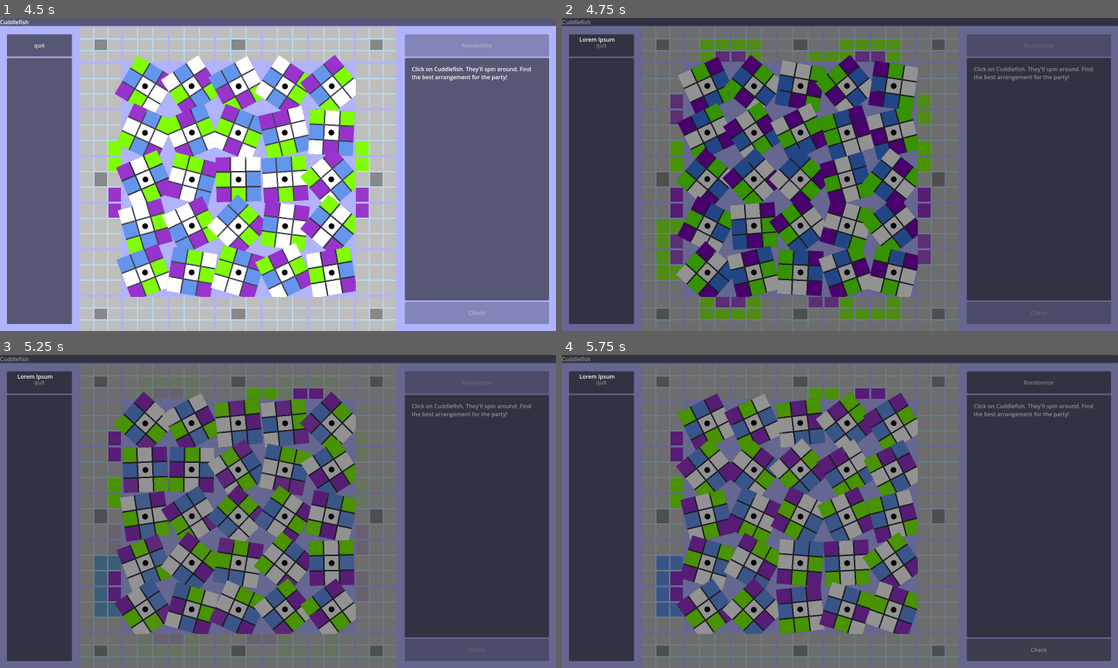
Above: before the commit, frames 1-4 (two rows, left to right).
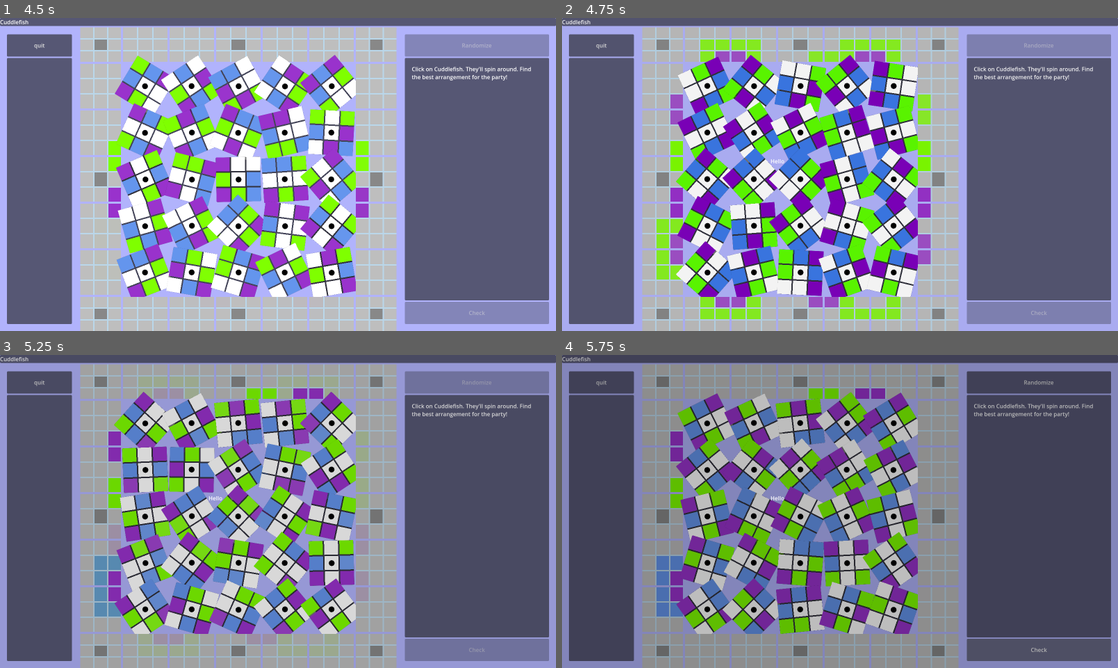
Above: after the commit, the same moments.

Repository: dtersegno/cuddlefish
Game: Godot game, scene res://CuddlefishGame.tscn
Two runs of this game, one before a commit and one after it. Both use one fixed random seed, a clock stepped at 60 frames per second and the inputs below.
Inputs:
- Up to frame 1 (4.5 s): tap Enter (ui_accept) at 0.5, 0.77, 1.52, 3.77 s; hold Up (ui_up) 0.53-1.28 s; hold Down (ui_down) 1.28-2.03 s; hold Up (ui_up) 2.03-2.75 s; click "Check" at 2.75 s; hold Up (ui_up) 3.53-4.28 s; hold Left (ui_left) from 4.28 s (still down)
- Up to frame 2 (4.75 s): keep holding Left (ui_left); tap Enter (ui_accept) at 4.52 s
- Up to frame 3 (5.25 s): keep holding Left (ui_left)
- Up to frame 4 (5.75 s): keep holding Left (ui_left); tap Enter (ui_accept) at 5.27 s

Frame 1 is identical in both runs. In frame 2, 97% of the frame differs, in the area x 0-100%, y 0-100%; in frame 3, 97%; in frame 4, 60%.

Commit message:
lock animation and timers

Diff:
--- a/cuddlefish-gd/CuddlefishGame.tscn
+++ b/cuddlefish-gd/CuddlefishGame.tscn
@@ -7,10 +7,8 @@
 [ext_resource type="StyleBox" uid="uid://d1wxsbjir1u1" path="res://20pxPanelStyle.tres" id="5_2ql6j"]
 
 [sub_resource type="StyleBoxFlat" id="StyleBoxFlat_twppa"]
-content_margin_left = 50.0
-content_margin_top = 50.0
-content_margin_right = 50.0
-content_margin_bottom = 50.0
+content_margin_left = 600.0
+content_margin_top = 400.0
 bg_color = Color(0, 0, 0, 0.427451)
 
 [node name="Cuddlefish" type="Control"]
@@ -191,4 +189,4 @@
 
 [node name="RichTextLabel" type="RichTextLabel" parent="WinScreen"]
 layout_mode = 2
-text = "Lorem Ipsum"
+text = "Hello"
--- a/cuddlefish-gd/game.gd
+++ b/cuddlefish-gd/game.gd
@@ -53,7 +53,11 @@
 		win()
 
 func win():
+	var shader = get_tree().create_tween()
+	win_screen.self_modulate = Color(1,1,1,0)
 	win_screen.show()
+	shader.tween_property(win_screen, 'self_modulate', Color(1,1,1,1), 2)
+
 
 func random_spin_all_cuddlers(extra_spins = 0, instantaneous = false) -> void:
 	randomize_button.disabled = true
--- /dev/null
+++ b/cuddlefish-gd/lock.gd
@@ -0,0 +1,77 @@
+extends Node2D
+
+@onready var hooksprite = $Hook
+@onready var bodysprite = $Body
+@onready var A = $Body/VBoxContainer/HBoxContainer/A
+@onready var B = $Body/VBoxContainer/HBoxContainer/B
+@onready var C = $Body/VBoxContainer/HBoxContainer/C
+@onready var D = $Body/VBoxContainer/HBoxContainer/D
+@onready var E = $Body/VBoxContainer/HBoxContainer/E
+var dials
+
+
+var letters = "ABCDEFGHIJKLMNOPQRSTUVWXYZ"
+
+# Called when the node enters the scene tree for the first time.
+func _ready() -> void:
+	dials = [A,B,C,D,E]
+	pop_it()
+	cycle_animation()
+	pass # Replace with function body.
+
+
+# Called every frame. 'delta' is the elapsed time since the previous frame.
+func _process(delta: float) -> void:
+	pass
+
+func pop_it():
+	var hook_tween = get_tree().create_tween()
+	hook_tween.tween_property(
+		hooksprite,
+		"position",
+		hooksprite.position + Vector2(0,5),
+		0.05
+	)
+	hook_tween.pause()
+	await get_tree().create_timer(1).timeout
+	hook_tween.play()
+	hook_tween.tween_property(
+		hooksprite,
+		"position",
+		hooksprite.position + Vector2(0,-30),
+		0.5
+	).set_ease(Tween.EASE_IN_OUT).set_trans(Tween.TRANS_ELASTIC)
+	var body_tween = get_tree().create_tween()
+	body_tween.tween_property(
+		bodysprite,
+		"position",
+		bodysprite.position + Vector2(0,3),
+		0.5
+	).set_ease(Tween.EASE_IN_OUT).set_trans(Tween.TRANS_ELASTIC)
+	await hook_tween.finished
+
+func cycle_animation():
+	#var animation_timer = Timer.new()
+	#self.add_child(animation_timer)
+	#animation_timer.start()
+	while len(dials) > 0: #animation timer
+		var era_timer = Timer.new() #era timer (when letters stop moving
+		get_tree().root.add_child(era_timer)
+		var frame_timer = Timer.new()
+		get_tree().root.add_child(frame_timer)
+		era_timer.start(0.5)
+		while era_timer.is_stopped:
+			frame_timer.start(0.05)
+			cycle_letters(dials)
+
+
+func auto_cycle():
+	await get_tree().create_timer(0.1).timeout
+	cycle_letters(dials)
+	auto_cycle()
+
+func cycle_letters(dial_list):
+	var random_letter
+	for dial in dial_list:
+		random_letter = randi()%26
+		dial.text = letters[random_letter]
--- /dev/null
+++ b/cuddlefish-gd/lock.tscn
@@ -0,0 +1,76 @@
+[gd_scene load_steps=4 format=3 uid="uid://bgklg8p4lwbdt"]
+
+[ext_resource type="Script" path="res://lock.gd" id="1_1ce88"]
+[ext_resource type="Texture2D" uid="uid://c7fu3qqhgltpn" path="res://sprites/lock_hook.png" id="1_hqk8y"]
+[ext_resource type="Texture2D" uid="uid://dvvrke4d3aycj" path="res://sprites/lock_body.png" id="2_ejgwt"]
+
+[node name="Lock" type="Node2D"]
+position = Vector2(143, 117)
+script = ExtResource("1_1ce88")
+
+[node name="Hook" type="Sprite2D" parent="."]
+texture = ExtResource("1_hqk8y")
+
+[node name="Body" type="ColorRect" parent="."]
+offset_left = -62.0
+offset_top = -12.0
+offset_right = 54.0
+offset_bottom = 38.0
+color = Color(0, 0, 0, 1)
+
+[node name="VBoxContainer" type="VBoxContainer" parent="Body"]
+layout_mode = 1
+anchors_preset = 15
+anchor_right = 1.0
+anchor_bottom = 1.0
+grow_horizontal = 2
+grow_vertical = 2
+size_flags_horizontal = 3
+
+[node name="sprite" type="Sprite2D" parent="Body/VBoxContainer"]
+position = Vector2(62, 12)
+texture = ExtResource("2_ejgwt")
+
+[node name="HBoxContainer" type="HBoxContainer" parent="Body/VBoxContainer"]
+layout_mode = 2
+size_flags_vertical = 3
+
+[node name="A" type="RichTextLabel" parent="Body/VBoxContainer/HBoxContainer"]
+custom_minimum_size = Vector2(16, 24)
+layout_mode = 2
+size_flags_horizontal = 6
+size_flags_vertical = 4
+text = "A"
+scroll_active = false
+
+[node name="B" type="RichTextLabel" parent="Body/VBoxContainer/HBoxContainer"]
+custom_minimum_size = Vector2(16, 24)
+layout_mode = 2
+size_flags_horizontal = 6
+size_flags_vertical = 4
+text = "A"
+scroll_active = false
+
+[node name="C" type="RichTextLabel" parent="Body/VBoxContainer/HBoxContainer"]
+custom_minimum_size = Vector2(16, 24)
+layout_mode = 2
+size_flags_horizontal = 6
+size_flags_vertical = 4
+text = "A"
+scroll_active = false
+
+[node name="D" type="RichTextLabel" parent="Body/VBoxContainer/HBoxContainer"]
+custom_minimum_size = Vector2(16, 24)
+layout_mode = 2
+size_flags_horizontal = 6
+size_flags_vertical = 4
+text = "A"
+scroll_active = false
+
+[node name="E" type="RichTextLabel" parent="Body/VBoxContainer/HBoxContainer"]
+custom_minimum_size = Vector2(16, 24)
+layout_mode = 2
+size_flags_horizontal = 6
+size_flags_vertical = 4
+text = "A"
+scroll_active = false
Binary file added: cuddlefish-gd/sprites/lock_body.png
Not shown, added: cuddlefish-gd/sprites/lock_body.png.import
Binary file added: cuddlefish-gd/sprites/lock_hook.png
Not shown, added: cuddlefish-gd/sprites/lock_hook.png.import
Not shown, added: art/lock_body.png
Not shown, added: art/lock_hook.png
Not shown, added: lock.xcf
